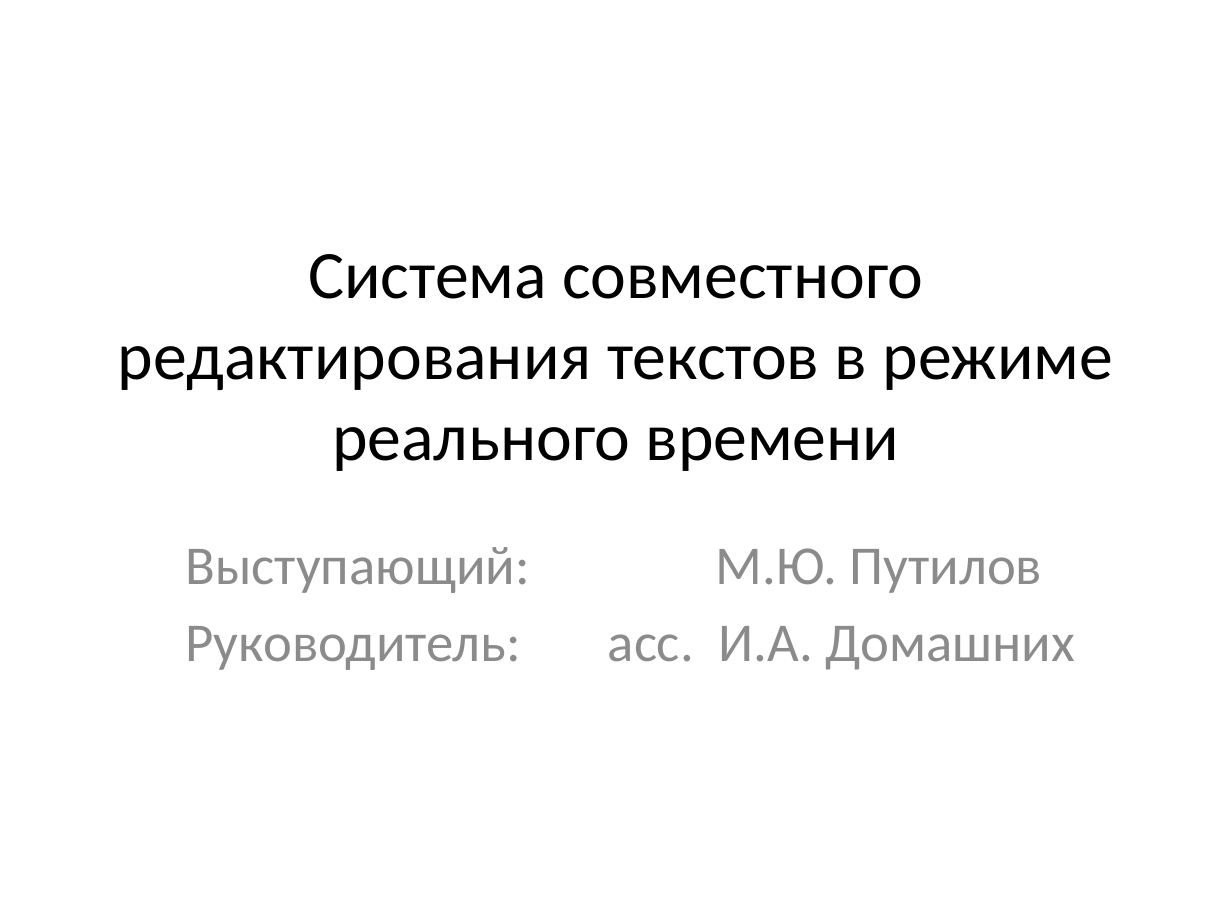
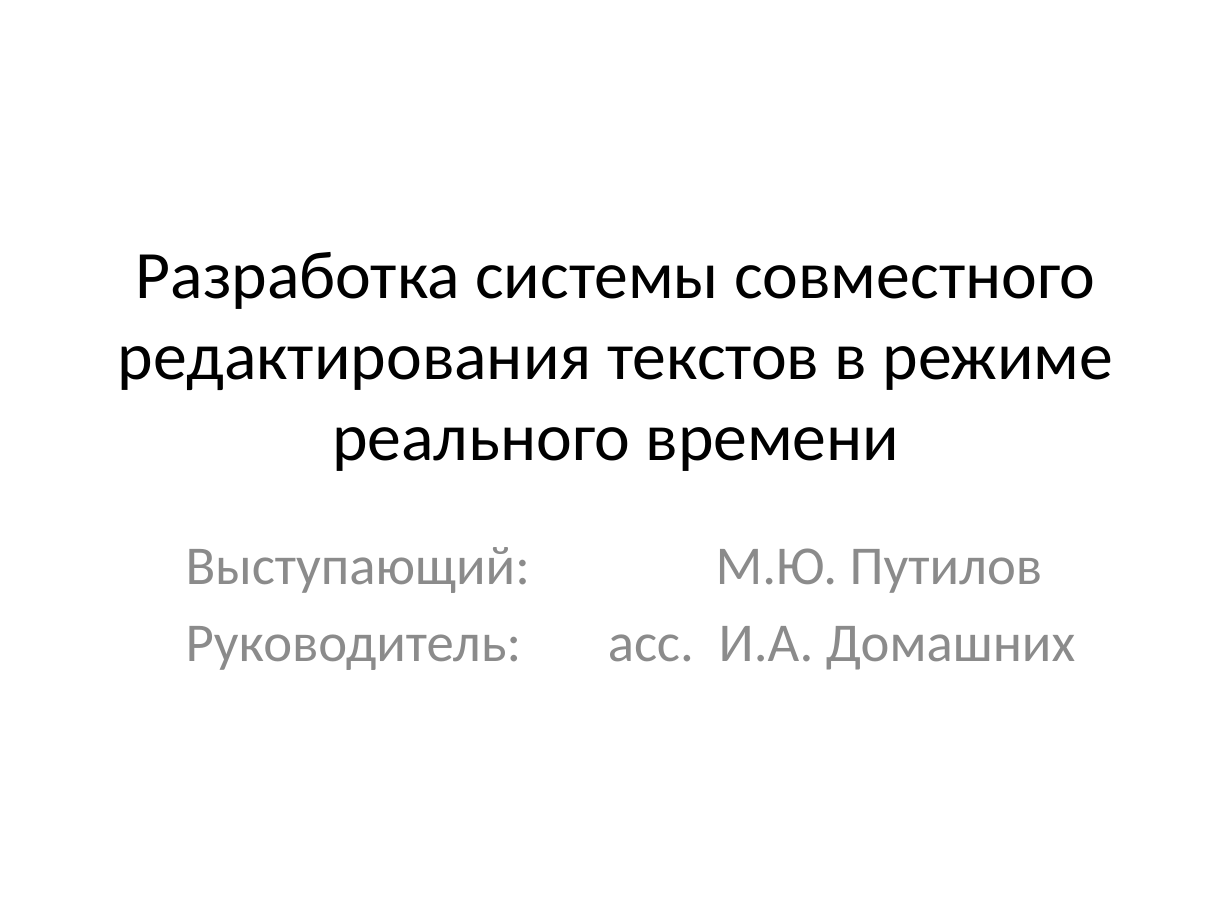
Before and after one commit to mikhail-putilov/archive, a slide deck: slide 1 of ВКР Путилов М.Ю. Презентация.pptx. Drawn at 1232x924 pixels with LibreOffice and Linux fonts; fonts in the diff are those of the drawing. Boxes give left, top, right and bottom in pixels: in the first picture for what was removed or moved away, otherwise in the second. Text is boxed around its words. In the diff, an @@ line names an element or a change of style, - is before the commit and + after.

```diff
--- a/ВКР Путилов М.Ю. Презентация.pptx
+++ b/ВКР Путилов М.Ю. Презентация.pptx
@@ title at (118, 252, 1113, 471): text changed @@
-Система совместного редактирования текстов в режиме реального времени
+Разработка системы совместного редактирования текстов в режиме реального времени
```
Also in this commit, not shown: 3 other slides changed, 3 other files.
